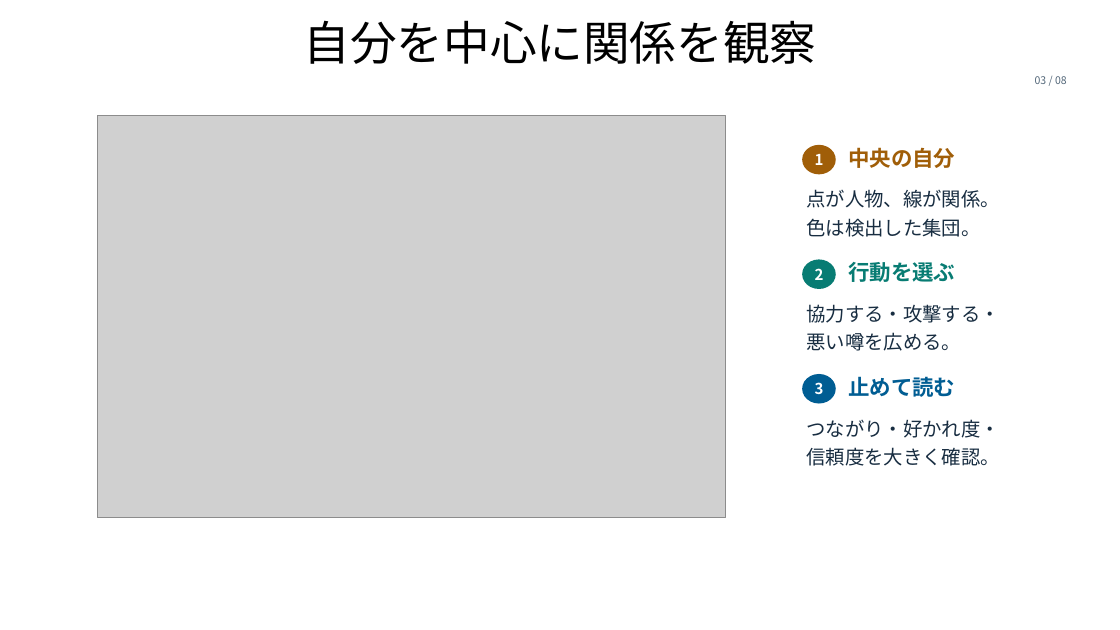
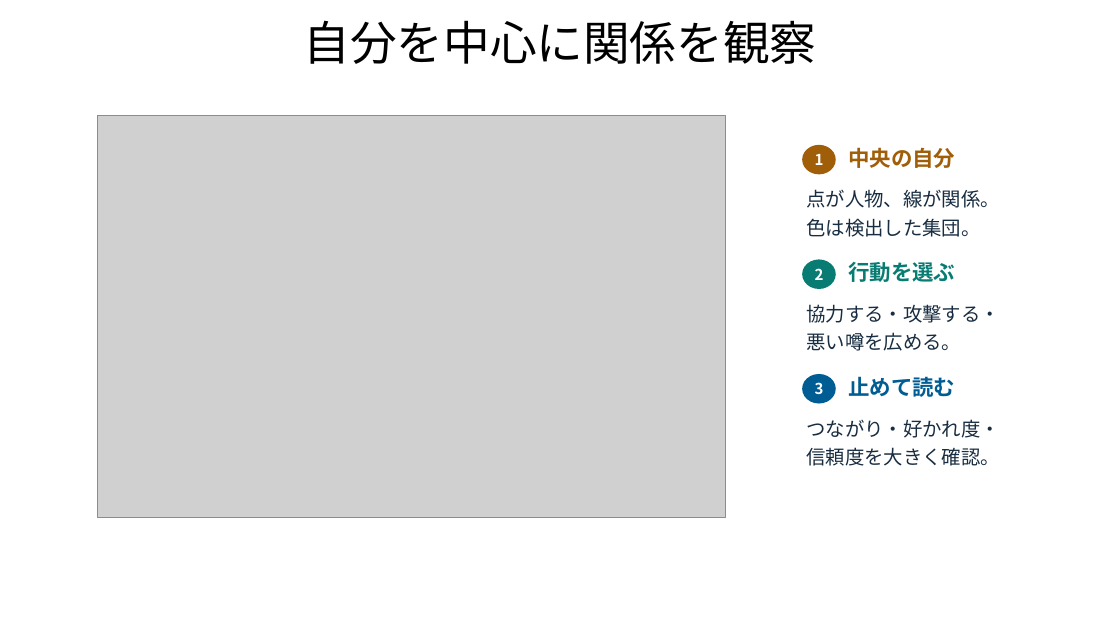
Before and after one commit to maton369/social-relationship-lab, a slide deck: slide 3 of presentation/Social_Relationship_Lab.pptx. Drawn at 1120x630 pixels with LibreOffice and Linux fonts; fonts in the diff are those of the drawing; grey boxes stand for pictures; background and template pictures are left out. Boxes give left, top, right and bottom in pixels: in the first picture for what was removed or moved away, otherwise in the second. Text is boxed around its words. In the diff, an @@ line names an element or a change of style, - is before the commit and + after.

```diff
--- a/presentation/Social_Relationship_Lab.pptx
+++ b/presentation/Social_Relationship_Lab.pptx
@@ text removed at (x1=1035, y1=76, x2=1067, y2=84) @@
-03 / 08
```
Also in this commit, not shown: 11 other slides changed, 16 other files.
